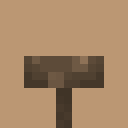
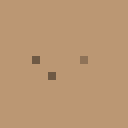
Before/after of a 128x128 layered artwork. What changed in the layer stack:
added group "details_2 #1" with 2 layers above "details #1" over [24, 56, 104, 128]
added layer "color3" (multiply) in group "details_2 #1" over [24, 56, 104, 128]
moved "details_2" into group "details_2 #1" over [32, 56, 88, 80]
added group "details #1" with 2 layers above "head #1" over [24, 56, 104, 128]
added layer "color3 #1" (multiply) in group "details #1" over [24, 56, 104, 128]
moved "details" into group "details #1" over [48, 56, 88, 88]
added group "head #1" with 2 layers above "stelum #1" over [24, 56, 104, 128]
added layer "color3 #2" (multiply) in group "head #1" over [24, 56, 104, 128]
moved "head" into group "head #1" over [24, 56, 104, 88]
added group "stelum #1" with 2 layers over [24, 56, 104, 128]
moved "color" into group "stelum #1" over [24, 56, 104, 128]
moved "stelum" into group "stelum #1" over [56, 88, 72, 128]
